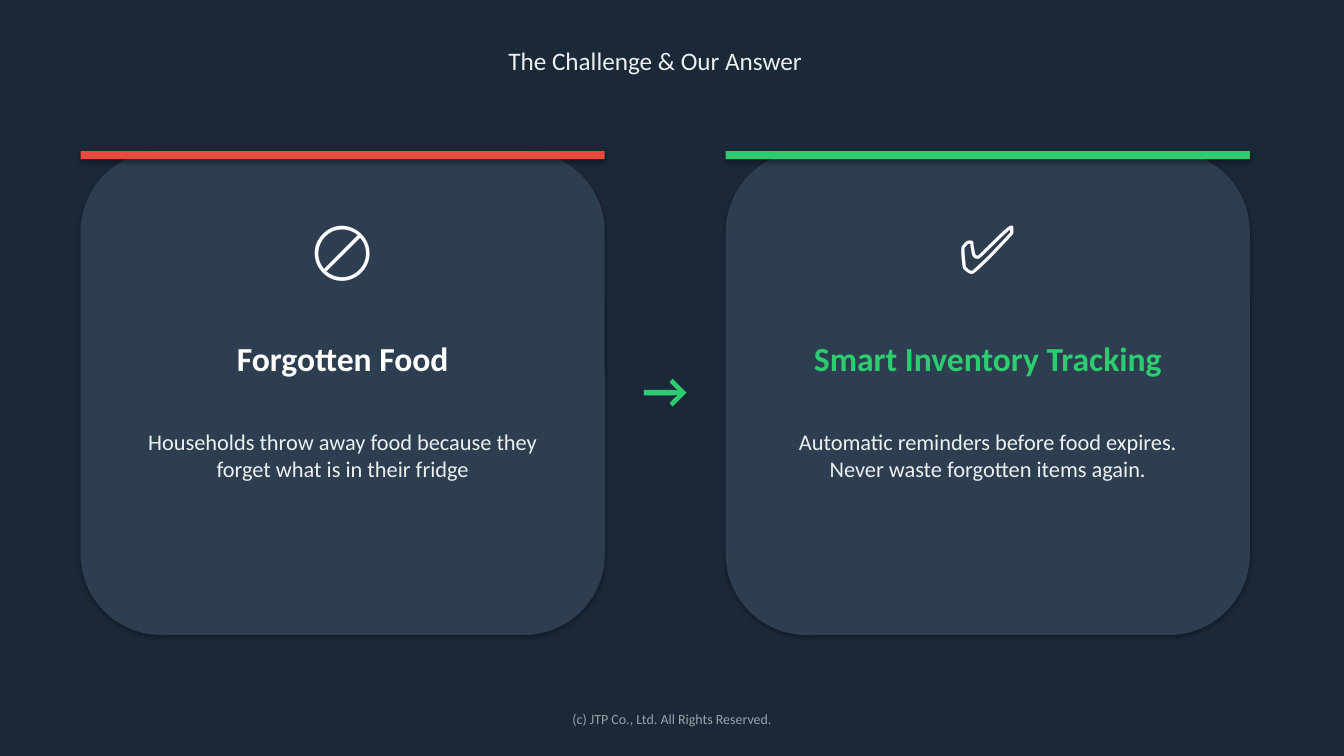
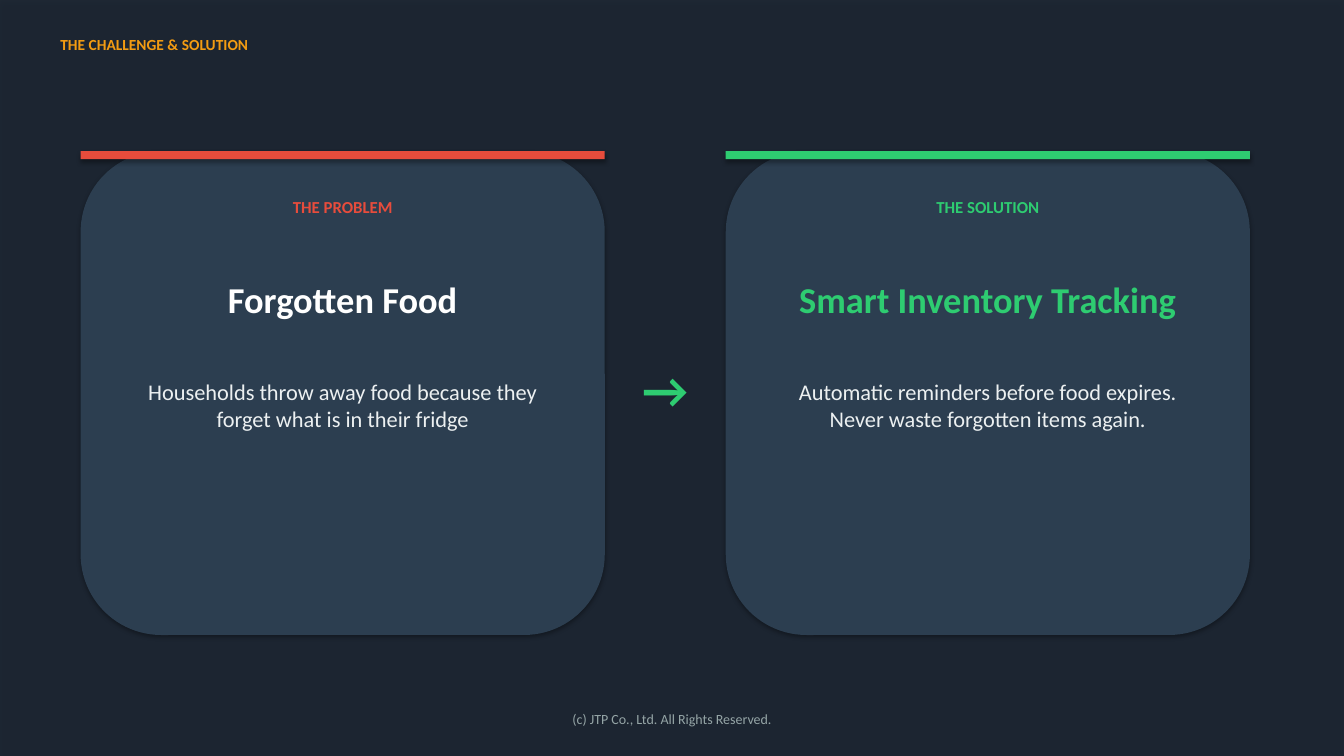
Before and after one commit to Kaustubh0410/kiro, a slide deck: slide 3 of SmartFoodManagement.pptx. Drawn at 1344x756 pixels with LibreOffice and Linux fonts; fonts in the diff are those of the drawing; background and template pictures are left out; a plain dark background stands for a picture behind light text. Boxes give left, top, right and bottom in pixels: in the first picture for what was removed or moved away, otherwise in the second. Text is boxed around its words. In the diff, an @@ line names an element or a change of style, - is before the commit and + after.

Commit message:
feat: rewrite presentation with JTP template format and embedded images
- Download 10 food/sustainability images from Unsplash
- Rewrite create_presentation.py with full JTP template format
- Every slide has dark background with embedded image and overlay
- Section labels in CAPS at top-left on each slide
- Copyright footer on every slide
- Title slide includes JTP branding and author (Kaustubh Londhe)
- Slides 3-5 maintain problem+solution pair layout
- Slide 7 uses user-benefit language (no tech jargon)
- 10 pictures embedded across 10 slides

```diff
--- a/SmartFoodManagement.pptx
+++ b/SmartFoodManagement.pptx
@@ background #FFFFFF to picture (left out) @@
@@ rectangle at <box>0,0,1344,756</box>: fill #1B2838 to #1B2838 at 75% opacity @@
@@ text at <box>60,40,248,50</box>: text changed; size 18 to 11 pt; text colour #ECF0F1 to #F39C12; bold on @@
-The Challenge & Our Answer
+THE CHALLENGE & SOLUTION
@@ text removed at <box>131,202,555,323</box> @@
-🚫
@@ text added at <box>293,202,393,213</box>, 12 pt, text #E74C3C, bold @@
+THE PROBLEM
@@ text removed at <box>776,202,1200,323</box> @@
-✅
@@ text added at <box>936,202,1039,213</box>, 12 pt, text #2ECC71, bold @@
+THE SOLUTION
@@ text "Forgotten Food": place and size @@
-text "Forgotten Food" at <box>237,347,448,377</box>
+text "Forgotten Food" at <box>228,287,457,319</box>
@@ text "Forgotten Food" at <box>228,287,457,319</box>: size 24 to 26 pt @@
@@ text "Smart Inventory Tracking": place and size @@
-text "Smart Inventory Tracking" at <box>814,347,1162,377</box>
+text "Smart Inventory Tracking" at <box>799,287,1176,319</box>
@@ text "Smart Inventory Tracking" at <box>799,287,1176,319</box>: size 24 to 26 pt @@
@@ text "Households throw away food because ...": place and size @@
-text "Households throw away food because ..." at <box>148,434,537,481</box>
+text "Households throw away food because ..." at <box>148,384,537,431</box>
@@ text "Automatic reminders before food expires. ...": place and size @@
-text "Automatic reminders before food expires. ..." at <box>799,434,1176,481</box>
+text "Automatic reminders before food expires. ..." at <box>799,384,1176,431</box>
```
Also in this commit, not shown: 9 other slides changed, 12 other files.
